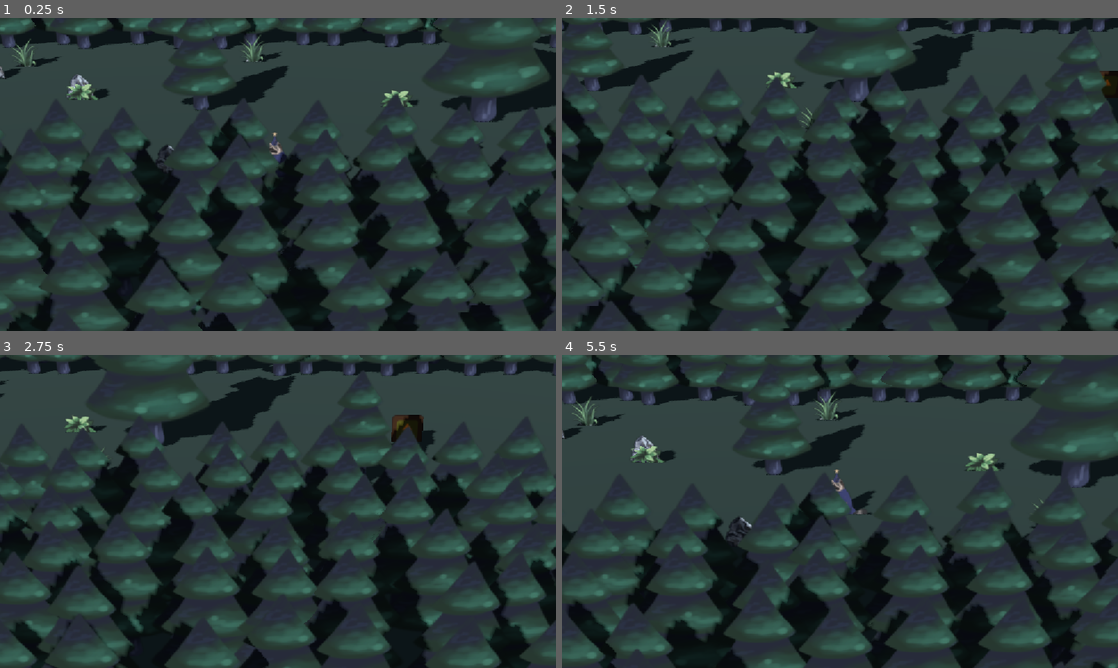
Above: before the commit, frames 1-4 (two rows, left to right).
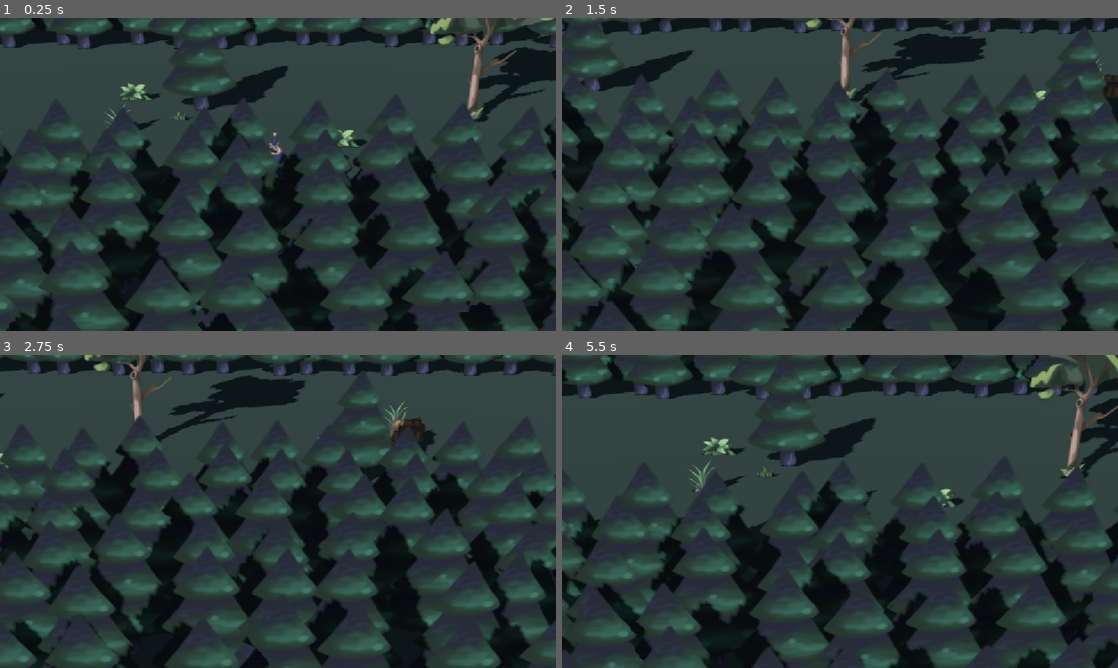
Above: after the commit, the same moments.

Repository: Golczewa/RacoonQuest
Game: Godot game, scene res://scenes/game.tscn
Same seed, same stepped clock (60 frames per second), same inputs: the game is played once before the commit and once after it. This scene is started directly instead of the project's main scene. The engine's default icon, where the game draws it, is replaced by a stand-in: a white triangle on a blue panel in a dark square.
Inputs:
- Up to frame 1 (0.25 s): no input
- Up to frame 2 (1.5 s): tap Enter (ui_accept) at 0.5, 0.77 s; hold D (move_right) 0.53-1.28 s; tap Space (action_primary) at 0.6 s; hold S (move_down) from 1.28 s (still down); tap E (switch_character) at 1.35 s
- Up to frame 3 (2.75 s): tap Enter (ui_accept) at 1.52 s; release S (move_down) at 2.03 s; hold D (move_right) from 2.03 s (still down); tap Space (action_primary) at 2.1 s
- Up to frame 4 (5.5 s): release D (move_right) at 2.78 s; hold W (move_up) 2.78-3.53 s; tap E (switch_character) at 2.85, 4.35 s; tap Enter (ui_accept) at 3.02, 3.77, 4.52 s; hold A (move_left) 3.53-5.03 s; tap Space (action_primary) at 3.6, 5.1 s; hold S (move_down) from 5.03 s (still down)

The runs differ from the first frame. In frame 1, 4.9% of the frame differs, in the area x 0-100%, y 0-49%; in frame 2, 3.3%; in frame 3, 3.5%; in frame 4, 42%, in the area x 0-100%, y 0-100%.

Commit message:
new props

Diff:
--- a/scenes/map/forest/forest_room2.tscn
+++ b/scenes/map/forest/forest_room2.tscn
@@ -96,4 +96,5 @@
 
 [node name="Node3D" parent="." unique_id=1137934851 instance=ExtResource("6_hink8")]
 transform = Transform3D(80.30384, 0, 0, 0, 1, 0, 0, 0, 13.356658, 0, 0, 6.2417603)
-stuff_count = 20
+rand_seed = 100
+stuff_count = 25
--- a/scenes/props/box.tscn
+++ b/scenes/props/box.tscn
@@ -1,20 +1,19 @@
 [gd_scene format=3 uid="uid://cx4jtv4imss6s"]
 
-[ext_resource type="Texture2D" uid="uid://bjhnmx4vfx0vp" path="res://icon.svg" id="1_g4j6v"]
+[ext_resource type="Texture2D" uid="uid://oyd2st62nc1e" path="res://assets/props/skrzynia.png" id="1_g4j6v"]
 
 [sub_resource type="BoxShape3D" id="BoxShape3D_jiq1j"]
-size = Vector3(1.2297363, 1.2633972, 1.249939)
+size = Vector3(1.4024048, 1.1335297, 1.2840271)
 
 [node name="Node3D" type="RigidBody3D" unique_id=1032443699]
 
 [node name="Sprite3D" type="Sprite3D" parent="." unique_id=274319855]
-transform = Transform3D(1, 0, 0, 0, 1, 0, 0, 0, 1, 0, 0.6476761, 0)
-modulate = Color(1, 0.49670067, 0, 1)
+transform = Transform3D(0.15, 0, 0, 0, 0.15, 0, 0, 0, 0.15, 0, 0.5060748, 0)
 billboard = 2
 shaded = true
 alpha_cut = 2
 texture = ExtResource("1_g4j6v")
 
 [node name="CollisionShape3D" type="CollisionShape3D" parent="." unique_id=1347276412]
-transform = Transform3D(1, 0, 0, 0, 1, 0, 0, 0, 1, -0.00012207031, 0.642946, -5.4121017e-05)
+transform = Transform3D(1, 0, 0, 0, 1, 0, 0, 0, 1, 0.016998291, 0.5780122, 0.016989946)
 shape = SubResource("BoxShape3D_jiq1j")
--- a/scenes/props/floor_generator.tscn
+++ b/scenes/props/floor_generator.tscn
@@ -4,6 +4,7 @@
 [ext_resource type="PackedScene" uid="uid://bbtb3304ca7dx" path="res://scenes/props/weed.tscn" id="2_cvavb"]
 [ext_resource type="PackedScene" uid="uid://b74gp2twy6ifa" path="res://scenes/props/bush.tscn" id="3_tlpxx"]
 [ext_resource type="PackedScene" uid="uid://ct2ngg8e0ly2" path="res://scenes/props/rock.tscn" id="4_pcdej"]
+[ext_resource type="PackedScene" uid="uid://bjh4jpuly8d3d" path="res://scenes/props/small_weed.tscn" id="5_pcdej"]
 
 [sub_resource type="StandardMaterial3D" id="StandardMaterial3D_hekfj"]
 albedo_color = Color(0, 1, 0, 1)
@@ -12,7 +13,7 @@
 
 [node name="Node3D" type="Node3D" unique_id=1137934851]
 script = ExtResource("1_3e1a5")
-stuff = Array[PackedScene]([ExtResource("2_cvavb"), ExtResource("3_tlpxx"), ExtResource("4_pcdej")])
+stuff = Array[PackedScene]([ExtResource("2_cvavb"), ExtResource("3_tlpxx"), ExtResource("4_pcdej"), ExtResource("5_pcdej")])
 
 [node name="MeshInstance3D" type="MeshInstance3D" parent="." unique_id=740029186]
 transform = Transform3D(1, 0, 0, 0, 0.14833272, 0, 0, 0, 1, 0, 0, 0)
--- /dev/null
+++ b/scenes/props/small_weed.tscn
@@ -0,0 +1,12 @@
+[gd_scene format=3 uid="uid://bjh4jpuly8d3d"]
+
+[ext_resource type="Texture2D" uid="uid://cebuvrx5tn5rx" path="res://assets/props/trawka.png" id="1_r47va"]
+
+[node name="Node3D" type="Node3D" unique_id=215554565]
+
+[node name="Sprite3D" type="Sprite3D" parent="." unique_id=783904901]
+transform = Transform3D(0.15, 0, 0, 0, 0.15, 0, 0, 0, 0.15, 0, 0.49642503, 0)
+billboard = 2
+shaded = true
+alpha_cut = 2
+texture = ExtResource("1_r47va")
--- /dev/null
+++ b/scenes/props/tree2.tscn
@@ -0,0 +1,20 @@
+[gd_scene format=3 uid="uid://ddfi1drok4mdo"]
+
+[ext_resource type="Texture2D" uid="uid://ft8y41qnn3jc" path="res://assets/props/drzewolisciaste.png" id="1_a0h5n"]
+
+[sub_resource type="CylinderShape3D" id="CylinderShape3D_jiq1j"]
+height = 4.124756
+radius = 0.3149414
+
+[node name="Node3D2" type="StaticBody3D" unique_id=885908942]
+
+[node name="Sprite3D" type="Sprite3D" parent="." unique_id=612001677]
+transform = Transform3D(0.3, 0, 0, 0, 0.3, 0, 0, 0, 0.3, 0.23192215, 1.7866423, 0)
+billboard = 2
+shaded = true
+alpha_cut = 2
+texture = ExtResource("1_a0h5n")
+
+[node name="CollisionShape3D" type="CollisionShape3D" parent="." unique_id=813809261]
+transform = Transform3D(1, 0, 0, 0, 1, 0, 0, 0, 1, 0, 2.0625405, 0)
+shape = SubResource("CylinderShape3D_jiq1j")
--- a/scenes/props/tree_with_box.tscn
+++ b/scenes/props/tree_with_box.tscn
@@ -1,28 +1,27 @@
 [gd_scene format=3 uid="uid://4ci2ejvd1155"]
 
-[ext_resource type="Texture2D" uid="uid://b6x3li56f2tef" path="res://assets/props/drzewo.png" id="1_su8xc"]
-[ext_resource type="Texture2D" uid="uid://bjhnmx4vfx0vp" path="res://icon.svg" id="2_mi8vs"]
+[ext_resource type="Texture2D" uid="uid://ft8y41qnn3jc" path="res://assets/props/drzewolisciaste.png" id="1_mi8vs"]
+[ext_resource type="Texture2D" uid="uid://oyd2st62nc1e" path="res://assets/props/skrzynia.png" id="2_mi8vs"]
 
 [sub_resource type="CylinderShape3D" id="CylinderShape3D_su8xc"]
 height = 5.8581543
-radius = 1.8911133
+radius = 0.62353516
 
 [node name="Node3D" type="StaticBody3D" unique_id=1324574635]
 
 [node name="Sprite3D" type="Sprite3D" parent="." unique_id=1348225672]
-transform = Transform3D(0.5, 0, 0, 0, 0.5, 0, 0, 0, 0.5, 0, 4.0873394, 0)
+transform = Transform3D(0.5, 0, 0, 0, 0.5, 0, 0, 0, 0.5, 0, 3.1409698, 0)
 billboard = 2
 shaded = true
 alpha_cut = 2
-texture = ExtResource("1_su8xc")
+texture = ExtResource("1_mi8vs")
 
 [node name="Sprite3D" type="Sprite3D" parent="Sprite3D" unique_id=767953962]
-transform = Transform3D(0.7577456, 1.8508976, 0, -1.8508976, 0.7577456, 0, 0, 0, 2, 2.4783616, 5.0602064, 0)
-modulate = Color(1, 0.49670067, 0, 1)
+transform = Transform3D(0.11366185, 0.27763465, 0, -0.27763465, 0.11366185, 0, 0, 0, 0.3, 3.6015687, 6.4073524, 0.8231201)
 shaded = true
 alpha_cut = 2
 texture = ExtResource("2_mi8vs")
 
 [node name="CollisionShape3D" type="CollisionShape3D" parent="." unique_id=1825460972]
-transform = Transform3D(1, 0, 0, 0, 1, 0, 0, 0, 1, 0, 3.0329201, 0)
+transform = Transform3D(1, 0, 0, 0, 1, 0, 0, 0, 1, -0.26288033, 3.0329201, 0)
 shape = SubResource("CylinderShape3D_su8xc")
--- /dev/null
+++ b/scenes/props/weight_button.gd
@@ -0,0 +1,5 @@
+extends Node3D
+
+@export_enum("low","medium","height") var required_weight="medium"
+
+func _ready() -> void:
--- a/scenes/props/weight_button.tscn
+++ b/scenes/props/weight_button.tscn
@@ -1,22 +1,36 @@
 [gd_scene format=3 uid="uid://dq23tqc7yiy22"]
 
 [ext_resource type="Texture2D" uid="uid://bjhnmx4vfx0vp" path="res://icon.svg" id="1_n51pa"]
+[ext_resource type="Script" uid="uid://burhjyg8av6qr" path="res://scenes/props/weight_button.gd" id="1_pi6ye"]
+
+[sub_resource type="SpriteFrames" id="SpriteFrames_jiq1j"]
+animations = [{
+"frames": [{
+"duration": 1.0,
+"texture": ExtResource("1_n51pa")
+}],
+"loop": 1,
+"name": &"default",
+"speed": 5.0
+}]
 
 [sub_resource type="CylinderShape3D" id="CylinderShape3D_s7il6"]
-height = 1.0068359
+height = 0.41931152
 
 [node name="Node3D" type="Node3D" unique_id=1868907521]
+script = ExtResource("1_pi6ye")
+required_weight = null
 
-[node name="Sprite3D" type="Sprite3D" parent="." unique_id=2045634839]
+[node name="AnimatedSprite3D" type="AnimatedSprite3D" parent="." unique_id=639448602]
 transform = Transform3D(1, 0, 0, 0, 0.10047803, 0, 0, 0, 1, 0, 0, 0)
 modulate = Color(0.23529412, 0, 0, 1)
 billboard = 2
 shaded = true
 alpha_cut = 2
-texture = ExtResource("1_n51pa")
+sprite_frames = SubResource("SpriteFrames_jiq1j")
 
 [node name="Area3D" type="Area3D" parent="." unique_id=1902144439]
 
 [node name="CollisionShape3D" type="CollisionShape3D" parent="Area3D" unique_id=664323612]
-transform = Transform3D(1, 0, 0, 0, 1, 0, 0, 0, 1, 0, 0.49658203, 0)
+transform = Transform3D(1, 0, 0, 0, 1, 0, 0, 0, 1, 0, 0.20281982, 0)
 shape = SubResource("CylinderShape3D_s7il6")
Binary file added: assets/props/drzewolisciaste.png
Not shown, added: assets/props/drzewolisciaste.png.import
Binary file added: assets/props/skrzynia.png
Not shown, added: assets/props/skrzynia.png.import
Binary file added: assets/props/trawka.png
Not shown, added: assets/props/trawka.png.import
Not shown, added: scenes/props/weight_button.gd.uid
